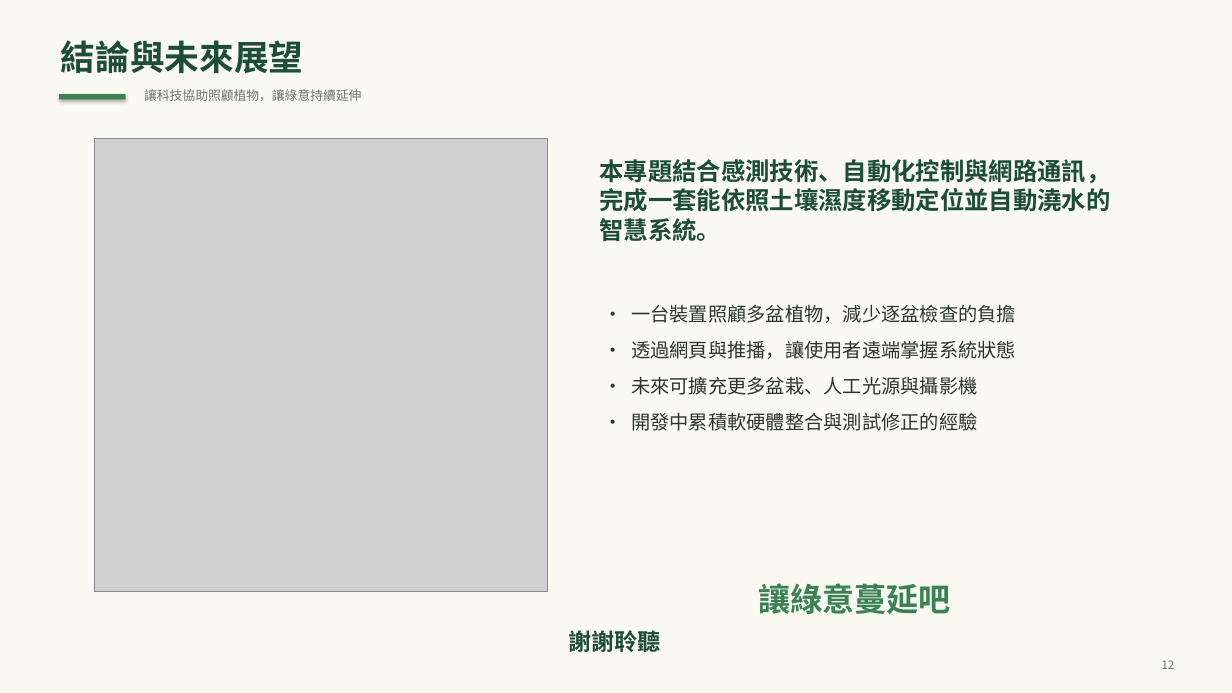
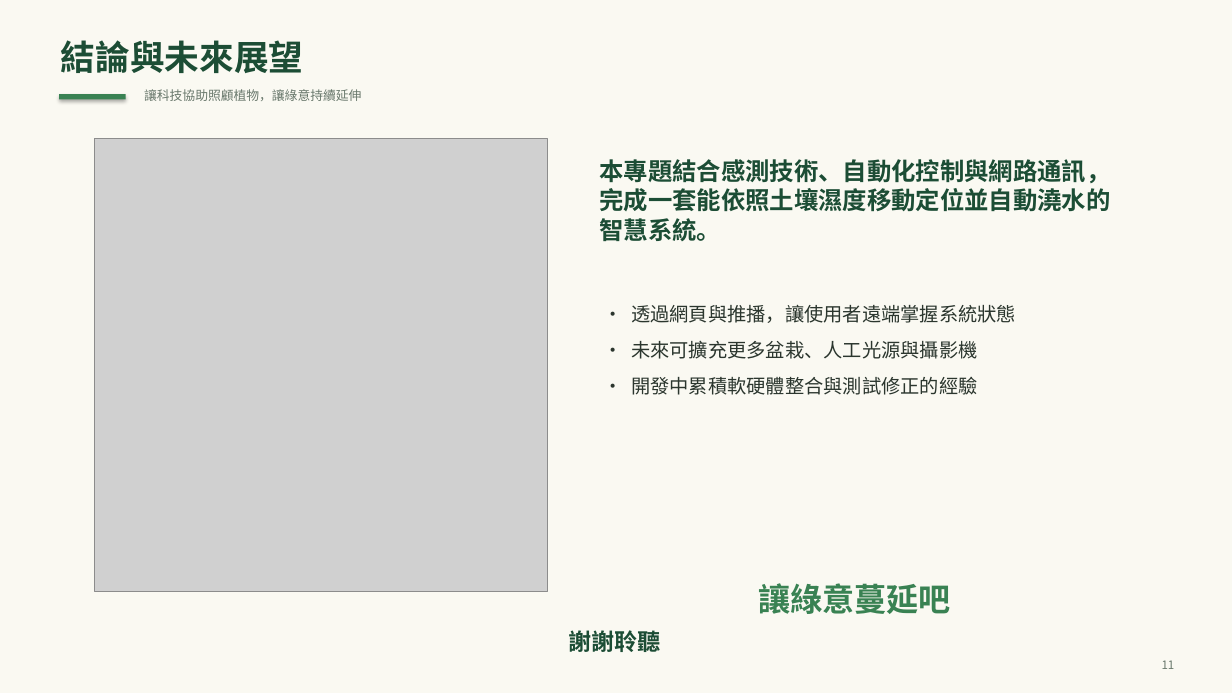
Before and after one commit to Thoomastvlife/smart-watering-site, a slide deck: slide 11 of green-spread.pptx (slide 12 before the commit). Drawn at 1232x693 pixels with LibreOffice and Linux fonts; fonts in the diff are those of the drawing; grey boxes stand for pictures. Boxes give left, top, right and bottom in pixels: in the first picture for what was removed or moved away, otherwise in the second. Text is boxed around its words. In the diff, an @@ line names an element or a change of style, - is before the commit and + after.

```diff
--- a/green-spread.pptx
+++ b/green-spread.pptx
@@ text at [631,305,1016,323]: paragraph removed @@
-• 一台裝置照顧多盆植物，減少逐盆檢查的負擔
@@ text at [1162,660,1175,669]: text changed @@
-12
+11
```
Also in this commit, not shown: 4 other slides changed, 1 slide removed, 3 other files.
